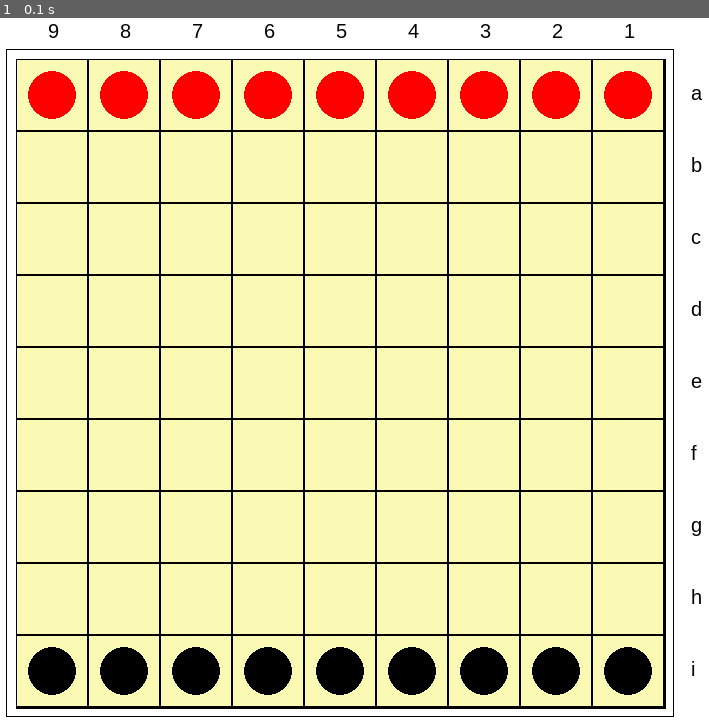
Above: before the commit, frame 1.
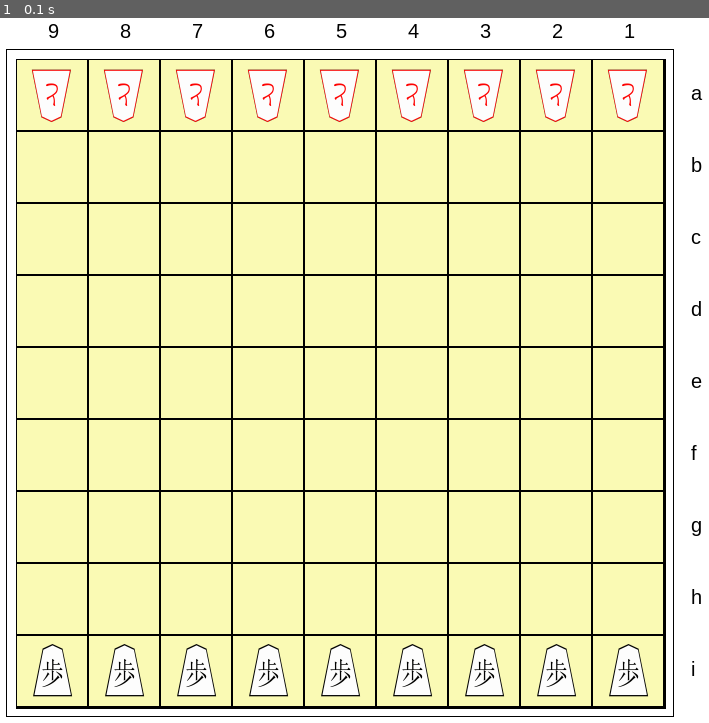
Above: after the commit, the same moment.

Repository: mark-hager/Hasami-Shogi
Game: pygame game, started from PyGameRenderer.py
Two runs of this game, one before a commit and one after it. Both use one fixed random seed, a clock stepped at 60 frames per second and the inputs below.
Inputs:
- Up to frame 1 (0.1 s): no input

The runs differ from the first frame. In frame 1, 7.1% of the frame differs, in the area x 3-92%, y 7-97%.

Commit message:
swapped template circles with shogi piece pngs

Diff:
--- a/PyGameRenderer.py
+++ b/PyGameRenderer.py
@@ -86,12 +86,26 @@
     def draw(self, surface):
         # draw the piece and place it in the middle of its square
         # width of 0 makes it filled
+        """
         pygame.draw.circle(surface, self.color,
                           (self.x * square_size + (square_size // 2),
                            self.y * square_size - (square_size // 2)),
                            square_size // 3, 0)
-        # img = pygame.image.load(f"images/{self.color}_{self.type}.png")
-        # surface.blit(piece, (self.x*75+10, self.y*75+10))
+        """
+
+
+        piece_png = pygame.image.load(f"pieces/{self.color.lower()}_piece.png")
+
+        # red pieces should be rotated 180 degrees as though they are facing opposite player
+        if self.color == "RED":
+            piece_png = pygame.transform.rotate(piece_png, 180)
+
+        # scale the piece pngs using the square size based on the set board resolution
+        piece_png = pygame.transform.smoothscale(piece_png, (square_size, square_size))
+
+        surface.blit(piece_png, (self.x * square_size,
+                                 # not sure why the blited png y coordinate is too high normally
+                           self.y * square_size - (square_size // 2) * 2))
 
 # set up the pieces
 pieces = []
